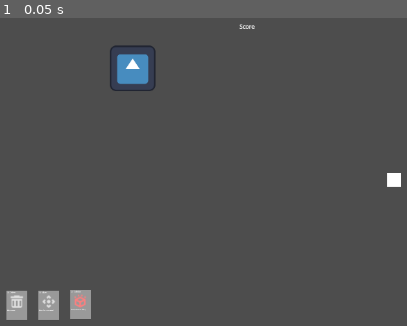
Above: before the commit, frame 1.
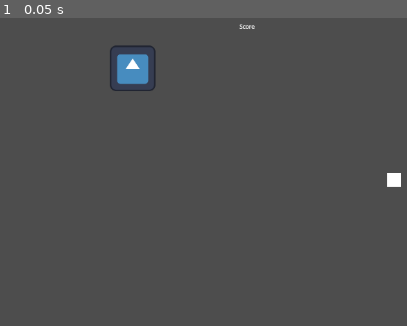
Above: after the commit, the same moment.

Repository: hpi-swa-lab/syntactic-shuffle
Game: Godot game, scene res://main.tscn
The game is run twice, just before and just after one commit, with the same random seed, the same clock (stepped at 60 frames per second) and the same inputs. The engine's default icon, where the game draws it, is replaced by a stand-in: a white triangle on a blue panel in a dark square.
Inputs:
- Up to frame 1 (0.05 s): no input

The runs differ from the first frame. In frame 1, 1.5% of the frame differs, in the area x 1-23%, y 88-99%.

Commit message:
remove hand

Diff:
--- a/main.tscn
+++ b/main.tscn
@@ -1,8 +1,7 @@
-[gd_scene load_steps=6 format=3 uid="uid://bj4m20wd8ubfd"]
+[gd_scene load_steps=5 format=3 uid="uid://bj4m20wd8ubfd"]
 
 [ext_resource type="Texture2D" uid="uid://c52trtl0cac7l" path="res://icon.svg" id="1_1aexm"]
 [ext_resource type="Script" uid="uid://cxldeg24krchn" path="res://camera_2d.gd" id="8_5vw27"]
-[ext_resource type="PackedScene" uid="uid://clx5pustrmpx5" path="res://hand.tscn" id="12_dg77c"]
 
 [sub_resource type="RectangleShape2D" id="RectangleShape2D_2lsvt"]
 size = Vector2(128, 128)
@@ -47,6 +46,3 @@
 script = ExtResource("8_5vw27")
 
 [node name="CanvasLayer" type="CanvasLayer" parent="."]
-
-[node name="hand" parent="CanvasLayer" instance=ExtResource("12_dg77c")]
-position = Vector2(150, 568)
